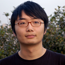
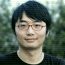
Layered file, before and after one edit (65 × 65). Changes by layer:
hid "Layer 4" over [0, 0, 65, 65]
added layer "Layer 5" (60%) above "Layer 3" over [0, 0, 65, 65]
showed "Layer 3" over [0, 0, 65, 65]
